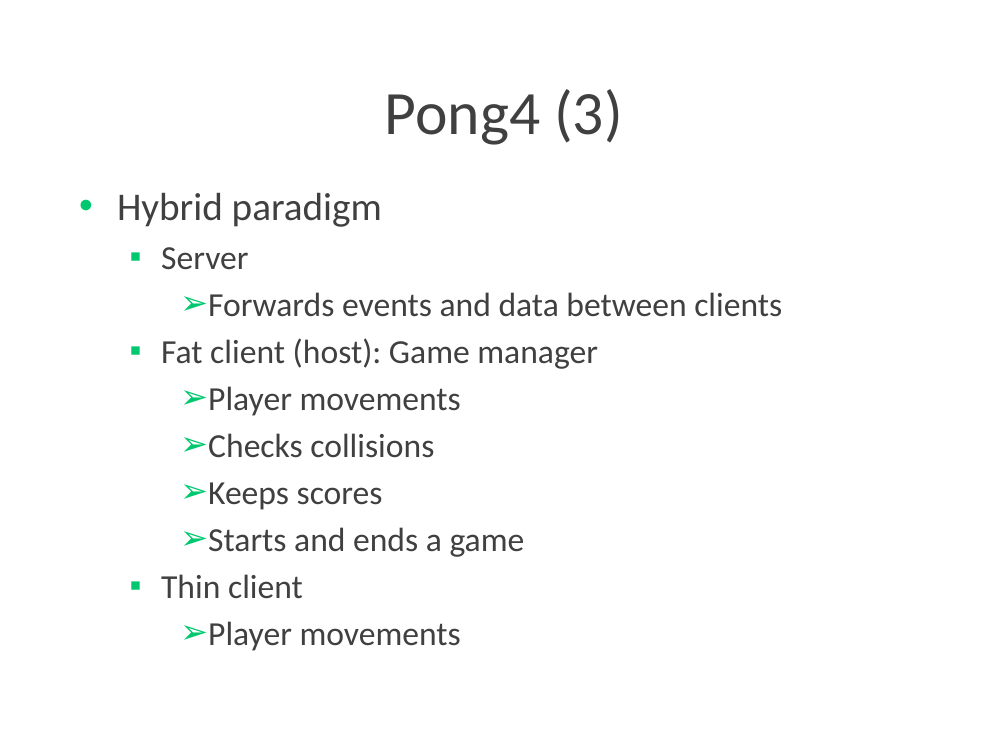
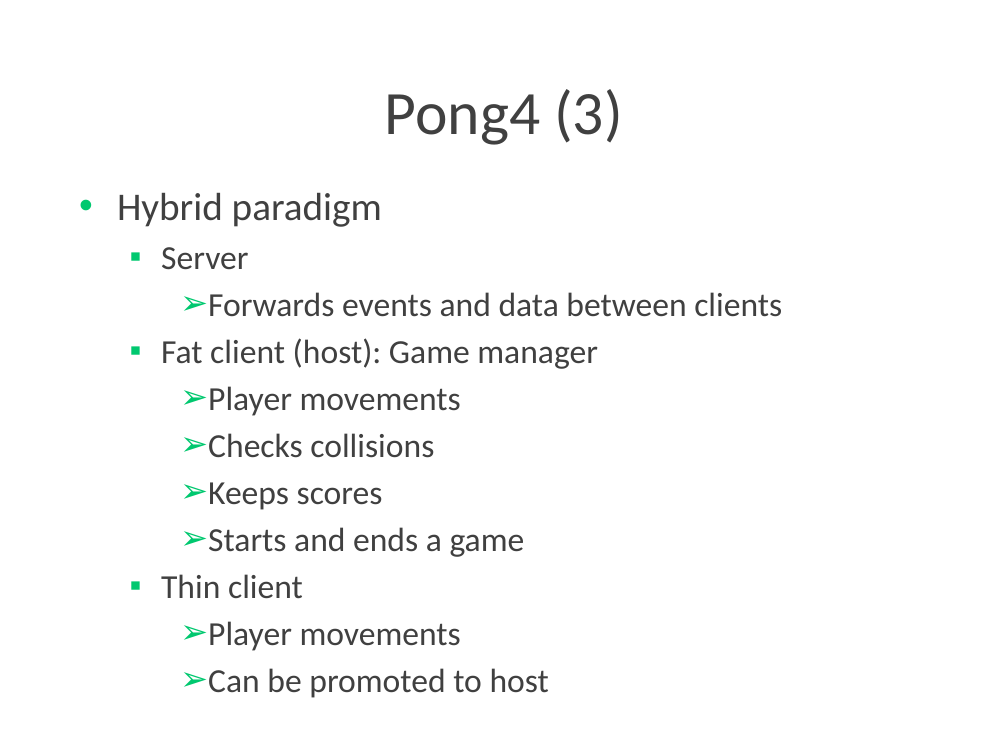
Before and after one commit to Lotti/codemotion2015, a slide deck: slide 23 of slides/slides.pptx. Drawn at 1008x756 pixels with LibreOffice and Linux fonts; fonts in the diff are those of the drawing; background and template pictures are left out. Boxes give left, top, right and bottom in pixels: in the first picture for what was removed or moved away, otherwise in the second. Text is boxed around its words. In the diff, an @@ line names an element or a change of style, - is before the commit and + after.

Commit message:
slides bugfix

```diff
--- a/slides/slides.pptx
+++ b/slides/slides.pptx
@@ text at (x1=208, y1=668, x2=549, y2=698): paragraph added @@
+    ➢ Can be promoted to host
```
